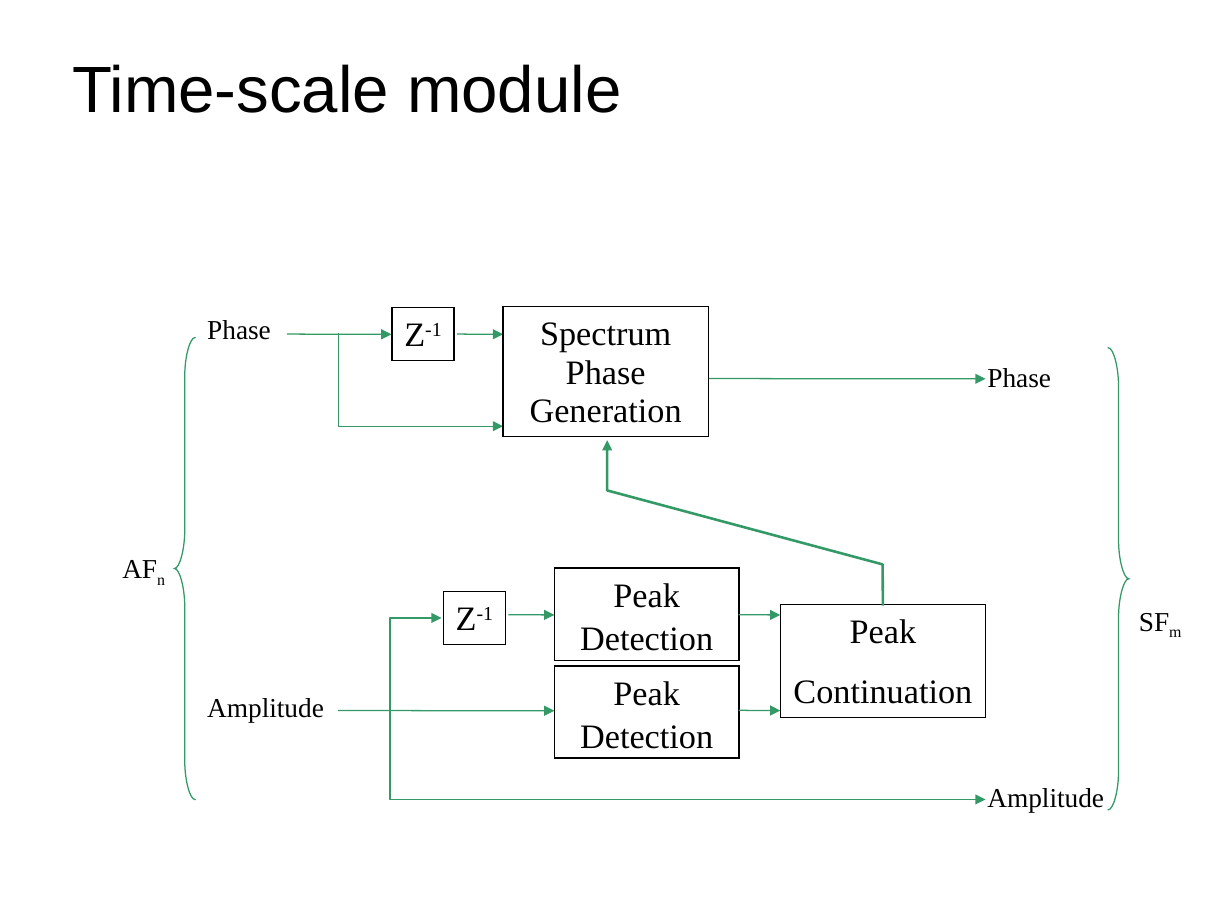
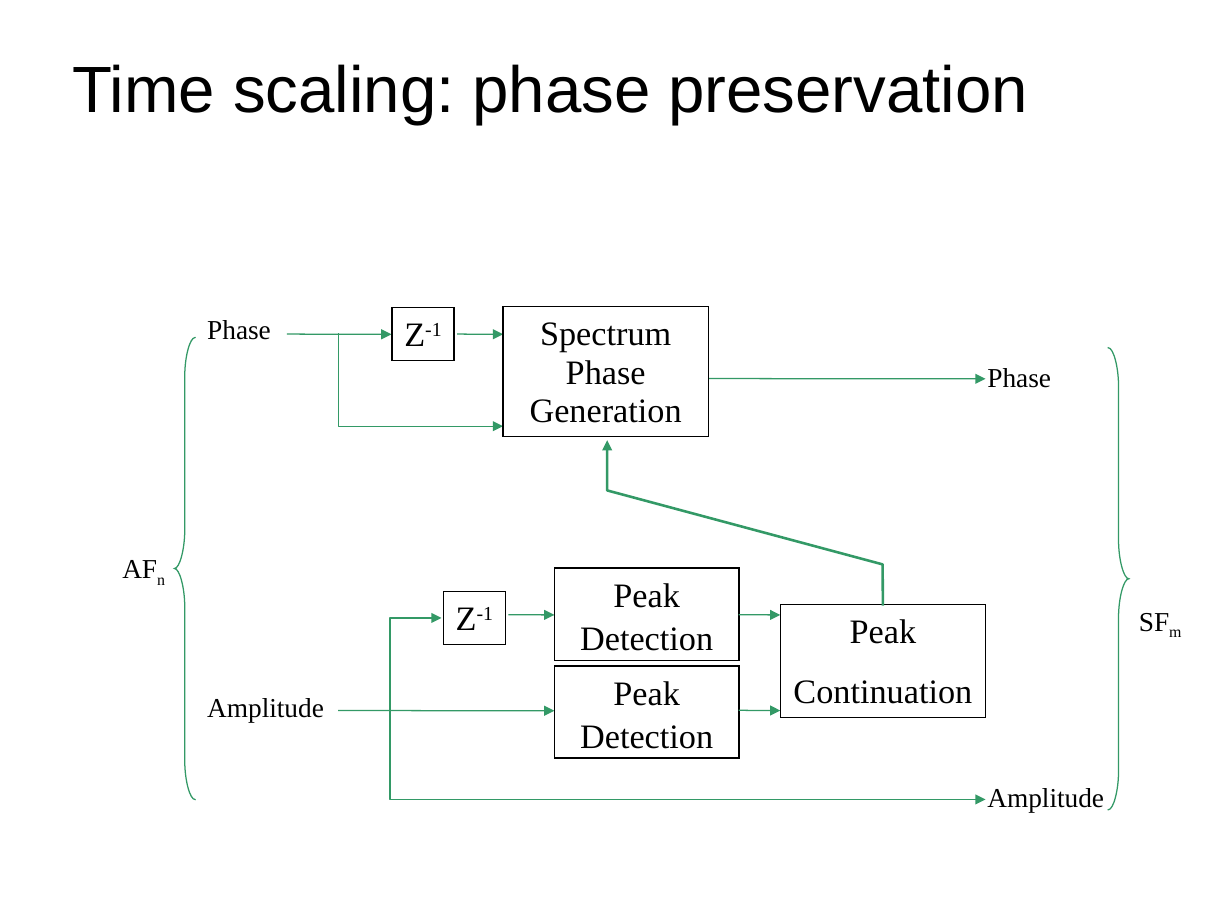
Before and after one commit to MTG/sms-tools, a slide deck: slide 16 of teaching-material/lectures/lect8-Sound-transformations/8-Sound-transformations.odp (slide 15 before the commit). Drawn at 1232x924 pixels with LibreOffice and Linux fonts; fonts in the diff are those of the drawing. Boxes give left, top, right and bottom in pixels: in the first picture for what was removed or moved away, otherwise in the second. Text is boxed around its words. In the diff, an @@ line names an element or a change of style, - is before the commit and + after.

```diff
--- a/teaching-material/lectures/lect8-Sound-transformations/8-Sound-transformations.odp
+++ b/teaching-material/lectures/lect8-Sound-transformations/8-Sound-transformations.odp
@@ title at <box>72,64,1028,125</box>: text changed @@
-Time-scale module
+Time scaling: phase preservation
```
Also in this commit, not shown: 4 other slides changed, 3 slides added, 1 slide removed, 7 other files.
